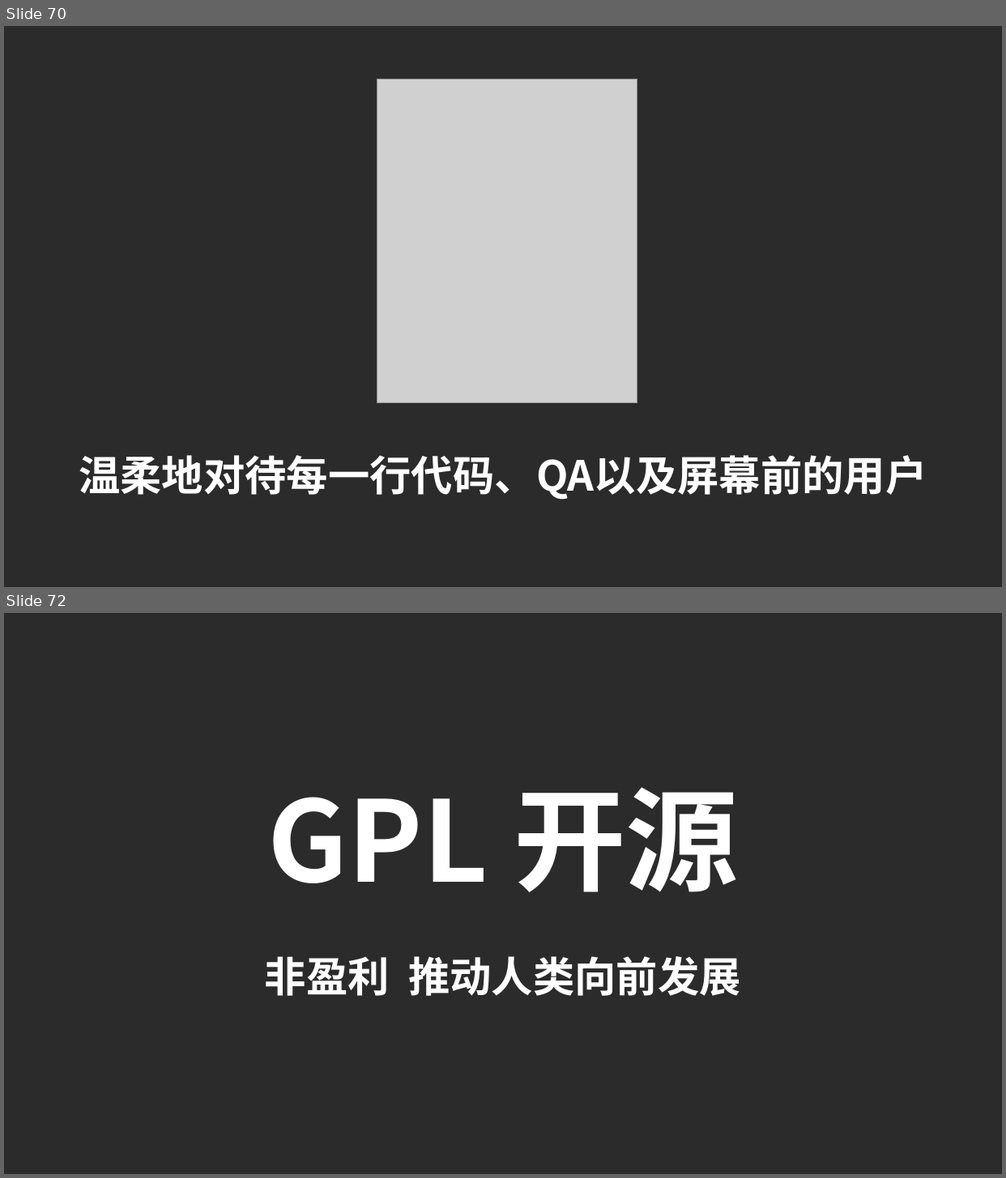
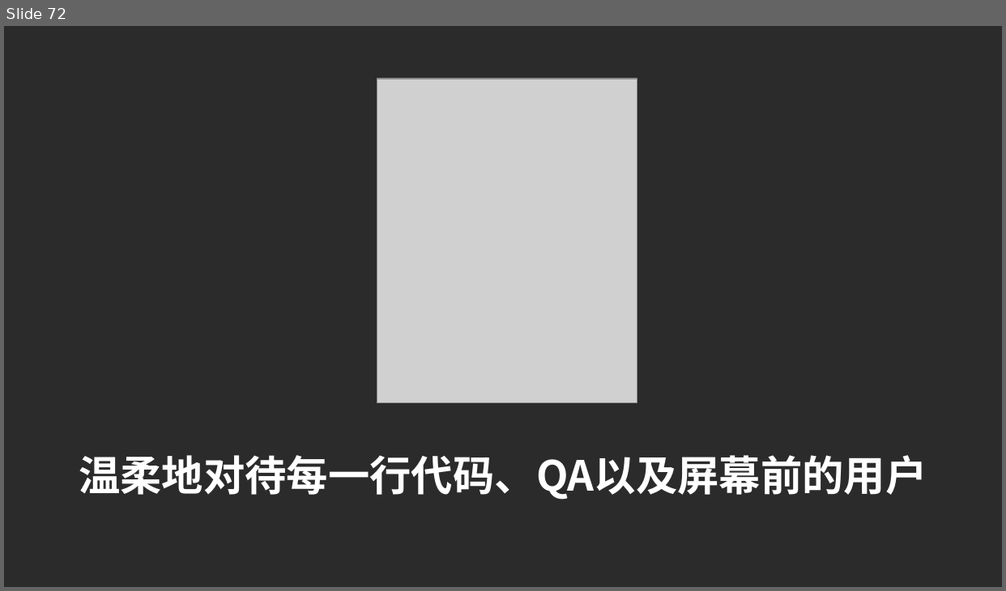
Before and after one commit to SUTFutureCoder/keynote_20141225, a slide deck: keynote2.ppt. Shown one above the other, each under a label of ours: slides 70 and 72 before the commit, slide 72 after it; the slides between them are not shown. The pictures are 1006x1178 and 1006x591 pixels, drawn with LibreOffice and Linux fonts; fonts in the diff are those of the drawing; grey boxes stand for pictures; background and template pictures are left out; a plain dark background stands for a picture behind light text. Boxes give left, top, right and bottom in pixels: in the first picture for what was removed or moved away, otherwise in the second. Text is boxed around its words. In the diff, an @@ line names an element or a change of style, - is before the commit and + after.

```diff
--- a/keynote2.ppt
+++ b/keynote2.ppt
@@ slide 72 removed at [4,613,1002,1174], background picture (left out) @@
@@ text removed at [268,787,738,892] @@
-GPL 开源
@@ text removed at [265,956,741,996] @@
-非盈利 推动人类向前发展
@@ what was slide 70 is now slide 72 @@
```
Also in this commit, not shown: 8 slides changed, 23 slides added, 16 other slides removed, 1 other file.
